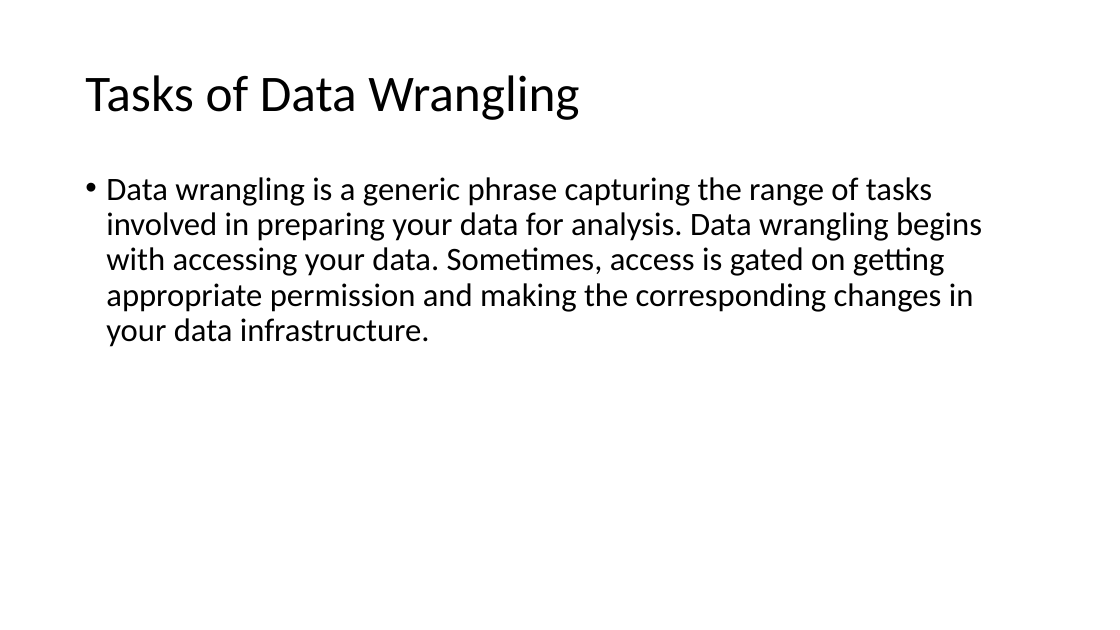
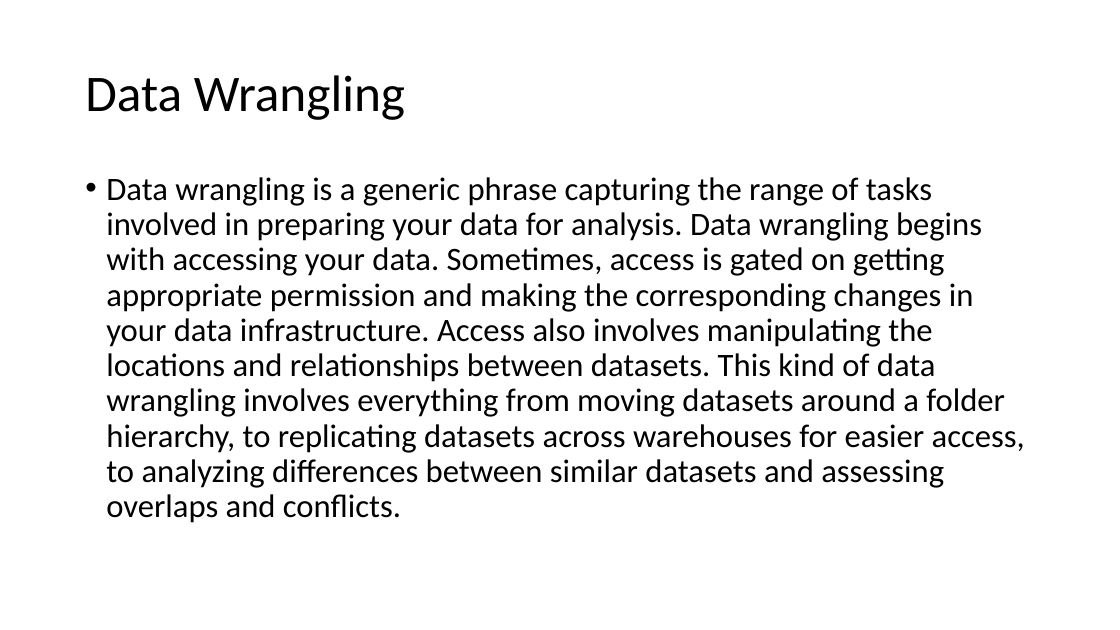
Before and after one commit to damallajyothii/damallaj, a slide deck: slide 2 of unit-IV.pptx (slide 11 before the commit). Drawn at 1120x630 pixels with LibreOffice and Linux fonts; fonts in the diff are those of the drawing. Boxes give left, top, right and bottom in pixels: in the first picture for what was removed or moved away, otherwise in the second. Text is boxed around its words. In the diff, an @@ line names an element or a change of style, - is before the commit and + after.

```diff
--- a/unit-IV.pptx
+++ b/unit-IV.pptx
@@ title at (85, 75, 405, 120): text changed @@
-Tasks of Data Wrangling
+Data Wrangling
@@ text at (106, 177, 1025, 523): text changed @@
-• Data wrangling is a generic phrase capturing the range of tasks involved in preparing your data for analysis. Data wrangling begins with accessing your data. Sometimes, access is gated on getting appropriate permission and making the corresponding changes in your data infrastructure.
+• Data wrangling is a generic phrase capturing the range of tasks involved in preparing your data for analysis. Data wrangling begins with accessing your data. Sometimes, access is gated on getting appropriate permission and making the corresponding changes in your data infrastructure. Access also involves manipulating the locations and relationships between datasets. This kind of data wrangling involves everything from moving datasets around a folder hierarchy, to replicating datasets across warehouses for easier access, to analyzing differences between similar datasets and assessing overlaps and conflicts.
```
Also in this commit, not shown: 4 other slides changed, 18 slides added, 33 slides removed.
